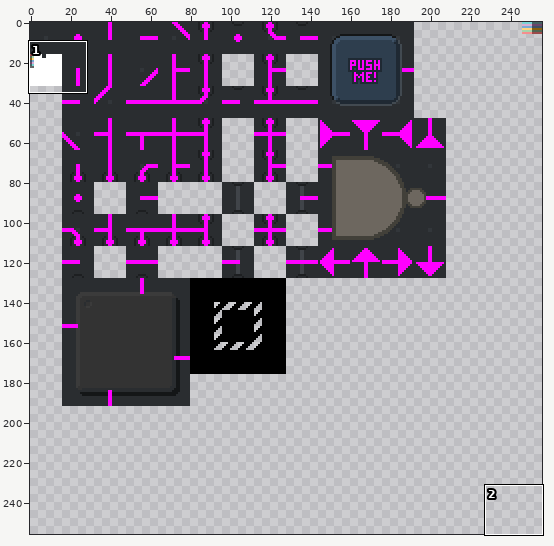
File history of a sprite sheet, src/img/tiles.png. Above: a wide view before the commit, with the close-up outlined.
Close-up. As it was:
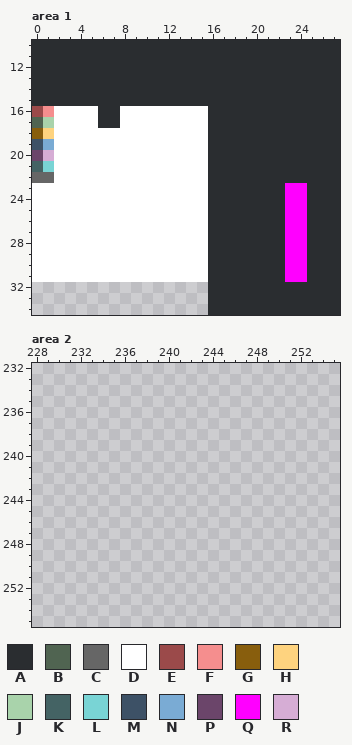
The file is 256x256 pixels. Colours within 5 levels of each other are drawn and written as one. Shown: area 1: x 0..27, y 10..34; area 2: x 228..255, y 232..255.
Palette (. is transparent): A #2a2d30  B #506451  C #666666  D #ffffff  E #9b4a4a  F #f58e8e  G #885e0d  H #fed37f  J #a9d3ab  K #446364  L #79d4d5  M #3d5166  N #7aabd4  P #6b456a  Q #ff00ff  R #d6add5
Pixels before, area 1, first column x 0:
10 AAAAAAAAAAAAAAAAAAAAAAAAAAAA
11 AAAAAAAAAAAAAAAAAAAAAAAAAAAA
12 AAAAAAAAAAAAAAAAAAAAAAAAAAAA
13 AAAAAAAAAAAAAAAAAAAAAAAAAAAA
14 AAAAAAAAAAAAAAAAAAAAAAAAAAAA
15 AAAAAAAAAAAAAAAAAAAAAAAAAAAA
16 EFDDDDAADDDDDDDDAAAAAAAAAAAA
17 BJDDDDAADDDDDDDDAAAAAAAAAAAA
18 GHDDDDDDDDDDDDDDAAAAAAAAAAAA
19 MNDDDDDDDDDDDDDDAAAAAAAAAAAA
20 PRDDDDDDDDDDDDDDAAAAAAAAAAAA
21 KLDDDDDDDDDDDDDDAAAAAAAAAAAA
22 CCDDDDDDDDDDDDDDAAAAAAAAAAAA
23 DDDDDDDDDDDDDDDDAAAAAAAQQAAA
24 DDDDDDDDDDDDDDDDAAAAAAAQQAAA
25 DDDDDDDDDDDDDDDDAAAAAAAQQAAA
26 DDDDDDDDDDDDDDDDAAAAAAAQQAAA
27 DDDDDDDDDDDDDDDDAAAAAAAQQAAA
28 DDDDDDDDDDDDDDDDAAAAAAAQQAAA
29 DDDDDDDDDDDDDDDDAAAAAAAQQAAA
30 DDDDDDDDDDDDDDDDAAAAAAAQQAAA
31 DDDDDDDDDDDDDDDDAAAAAAAQQAAA
32 ................AAAAAAAAAAAA
33 ................AAAAAAAAAAAA
34 ................AAAAAAAAAAAA
Once edited:
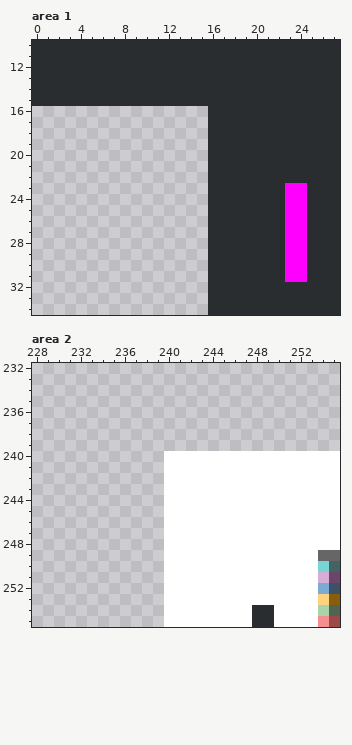
The edit:
Area 1:
y 16: x 0..15 EFDDDDAADDDDDDDD -> ................
y 17: x 0..15 BJDDDDAADDDDDDDD -> ................
y 18: x 0..15 GHDDDDDDDDDDDDDD -> ................
y 19: x 0..15 MNDDDDDDDDDDDDDD -> ................
y 20: x 0..15 PRDDDDDDDDDDDDDD -> ................
y 21: x 0..15 KLDDDDDDDDDDDDDD -> ................
y 22: x 0..15 CCDDDDDDDDDDDDDD -> ................
y 23..31: x 0..15 DDDDDDDDDDDDDDDD -> ................
Area 2:
y 240..248: x 240..255 ................ -> DDDDDDDDDDDDDDDD
y 249: x 240..255 ................ -> DDDDDDDDDDDDDDCC
y 250: x 240..255 ................ -> DDDDDDDDDDDDDDLK
y 251: x 240..255 ................ -> DDDDDDDDDDDDDDRP
y 252: x 240..255 ................ -> DDDDDDDDDDDDDDNM
y 253: x 240..255 ................ -> DDDDDDDDDDDDDDHG
y 254: x 240..255 ................ -> DDDDDDDDAADDDDJB
y 255: x 240..255 ................ -> DDDDDDDDAADDDDFE
Where, in picture pixels (left, top, right, bottom), the same in both close-ups:
erased: (32, 106, 208, 282)
added: (164, 451, 340, 627)
